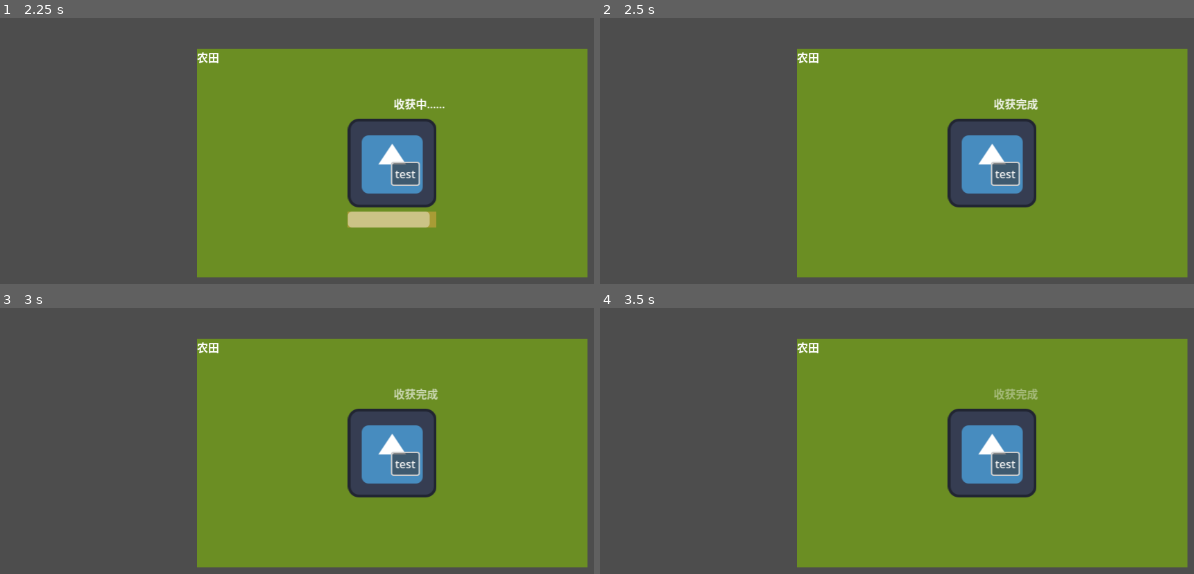
Above: before the commit, frames 1-4 (two rows, left to right).
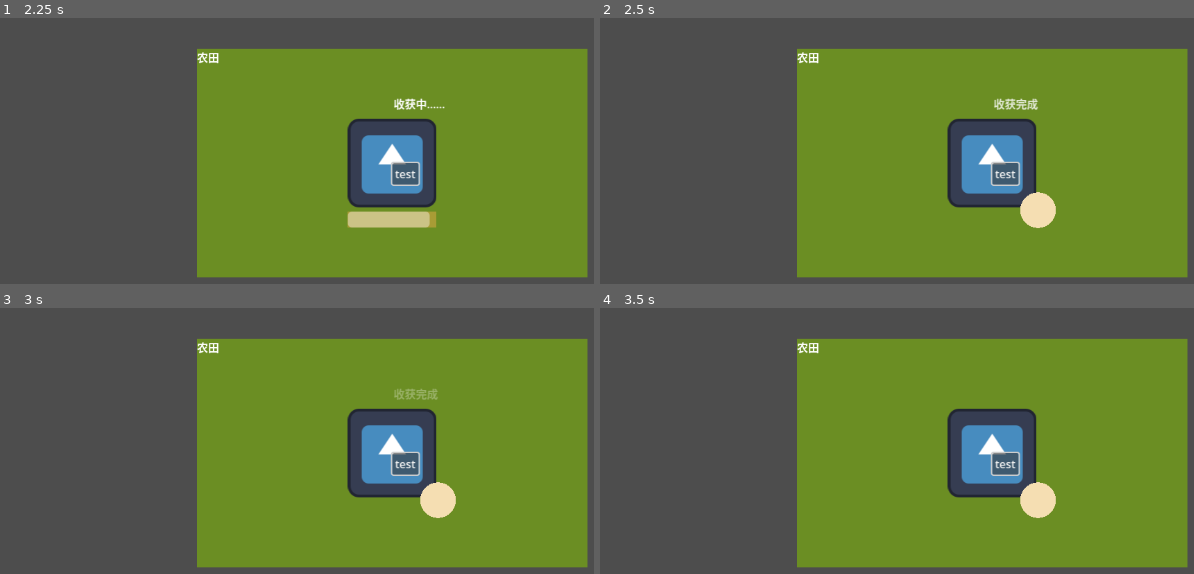
Above: after the commit, the same moments.

Repository: picasso250/marketworld
Game: Godot game, scene res://main.tscn
The game is run twice, just before and just after one commit, with the same random seed, the same clock (stepped at 60 frames per second) and the same inputs. The engine's default icon, where the game draws it, is replaced by a stand-in: a white triangle on a blue panel in a dark square.
Inputs:
- Up to frame 1 (2.25 s): click "test" at 0.5 s; click "test" at 1.25 s; click "test" at 2 s
- Up to frame 2 (2.5 s): no input
- Up to frame 3 (3 s): no input
- Up to frame 4 (3.5 s): no input

Frame 1 is identical in both runs. In frame 2, 0.6% of the frame differs, in the area x 70-77%, y 65-79%; in frame 3, 0.8%; in frame 4, 0.9%, in the area x 66-77%, y 30-79%.

Commit message:
小麦出现

Diff:
--- /dev/null
+++ b/dot.gdshader
@@ -0,0 +1,15 @@
+shader_type canvas_item;
+
+uniform vec4 dot_color ;
+uniform float radius = 0.4;
+
+void fragment() {
+    vec2 center = vec2(0.5, 0.5);
+    float dist = distance(UV, center);
+
+    if (dist < radius) {
+        COLOR = dot_color;
+    } else {
+        discard;
+    }
+}
--- a/farmland.tscn
+++ b/farmland.tscn
@@ -1,6 +1,7 @@
-[gd_scene load_steps=2 format=3 uid="uid://ibag5wmonx4g"]
+[gd_scene load_steps=3 format=3 uid="uid://ibag5wmonx4g"]
 
 [ext_resource type="Script" path="res://farmland.gd" id="1_dl73f"]
+[ext_resource type="PackedScene" uid="uid://cfljig0obxlif" path="res://grain.tscn" id="2_fcfnv"]
 
 [node name="Farmland" type="ColorRect"]
 offset_right = 563.0
@@ -14,3 +15,11 @@
 offset_right = 40.0
 offset_bottom = 23.0
 text = "农田"
+
+[node name="Grain" parent="." instance=ExtResource("2_fcfnv")]
+visible = false
+layout_mode = 0
+offset_left = 34.0
+offset_top = 36.0
+offset_right = 98.0
+offset_bottom = 100.0
--- /dev/null
+++ b/grain.tscn
@@ -0,0 +1,14 @@
+[gd_scene load_steps=3 format=3 uid="uid://cfljig0obxlif"]
+
+[ext_resource type="Shader" path="res://dot.gdshader" id="1_ljfuk"]
+
+[sub_resource type="ShaderMaterial" id="ShaderMaterial_laxo3"]
+shader = ExtResource("1_ljfuk")
+shader_parameter/dot_color = Vector4(0.96, 0.87, 0.7, 1)
+shader_parameter/radius = 0.4
+
+[node name="Grain" type="ColorRect"]
+material = SubResource("ShaderMaterial_laxo3")
+offset_right = 64.0
+offset_bottom = 64.0
+tooltip_text = "小麦（粮食）"
--- a/pawn.gd
+++ b/pawn.gd
@@ -49,6 +49,12 @@
 
 	$StatusText.show_status_with_fade("收获完成")
 
+	var grain = _task_target.get_node("Grain").duplicate()
+	grain.visible = true
+	#grain.position = position+Vector2(200,200)
+	add_child(grain)
+
+
 # Updated function to set the current task with a target, type, and task_target.
 func set_current_task(target: Node, task_type: String) -> void:
 	_task_type = task_type
--- a/status_text.gd
+++ b/status_text.gd
@@ -28,7 +28,7 @@
 		self, # 动画目标节点
 		"modulate:a", # 修改透明度属性
 		0.0, # 结束值
-		2.0, # 持续时间
+		1.0, # 持续时间
 	)
 
 	# 动画完成后隐藏文本
